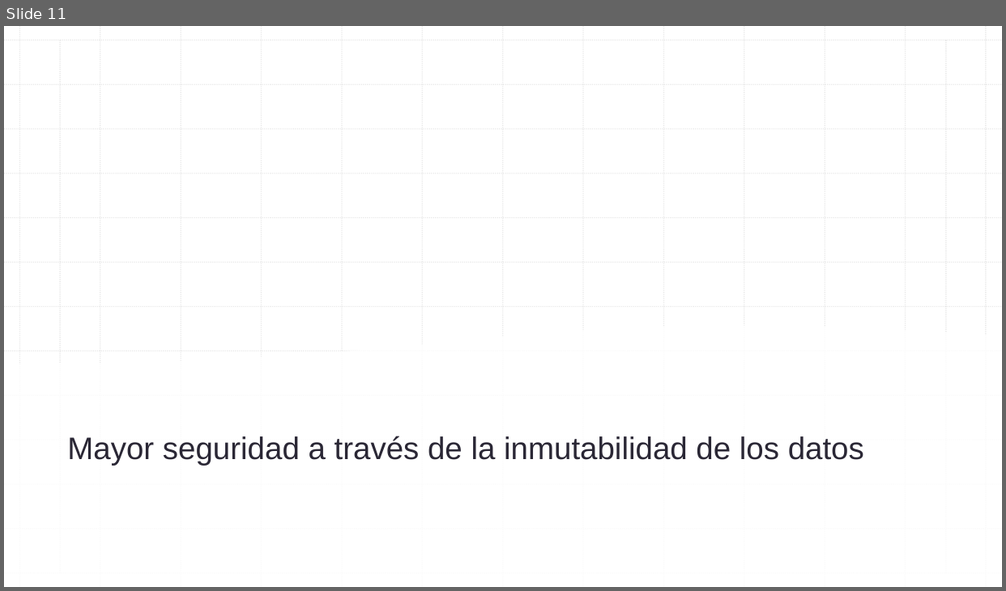
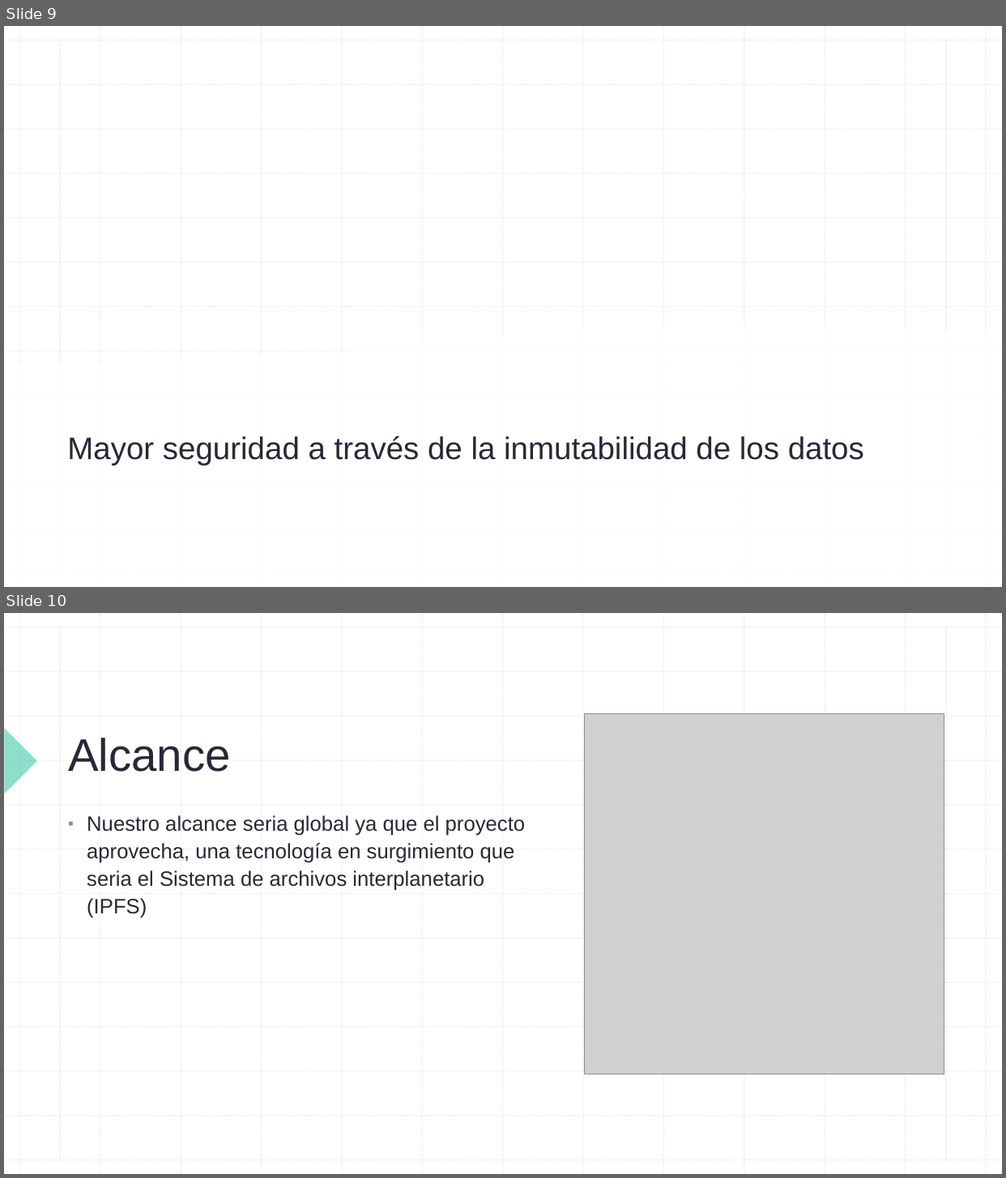
Before and after one commit to jesjack/LOW-DENSITY, a slide deck: Pitch_Low-Density.pptx. Shown one above the other, each under a label of ours: slide 11 before the commit, slides 9 and 10 after it. The pictures are 1006x591 and 1006x1178 pixels, drawn with LibreOffice and Linux fonts; fonts in the diff are those of the drawing; grey boxes stand for pictures; background and template pictures are left out. Boxes give left, top, right and bottom in pixels: in the first picture for what was removed or moved away, otherwise in the second. Text is boxed around its words. In the diff, an @@ line names an element or a change of style, - is before the commit and + after.

```diff
--- a/Pitch_Low-Density.pptx
+++ b/Pitch_Low-Density.pptx
@@ slide 10 added at <box>4,613,1002,1174</box>, background #FFFFFF; not listed: 27 template elements that a slide beside it also shows @@
@@ rectangle added at <box>4,613,1002,1174</box>, fill #FFFFFF @@
@@ group added at <box>4,613,1002,1174</box>: 28 lines @@
@@ right triangle added at <box>4,728,37,794</box>, fill #1EBE9B at 50% opacity @@
@@ picture added at <box>584,714,944,1074</box> @@
@@ title added at <box>68,738,231,772</box>, 44 pt, text #2A2735 @@
+Alcance
@@ text added at <box>87,815,526,918</box>, 20 pt, text #2A2735 @@
+▪ Nuestro alcance seria global ya que el proyecto aprovecha, una tecnología en surgimiento que seria el Sistema de archivos interplanetario (IPFS)
@@ what was slide 11 is now slide 9 @@
```
Also in this commit, not shown: 2 other slides added, 3 slides removed.
